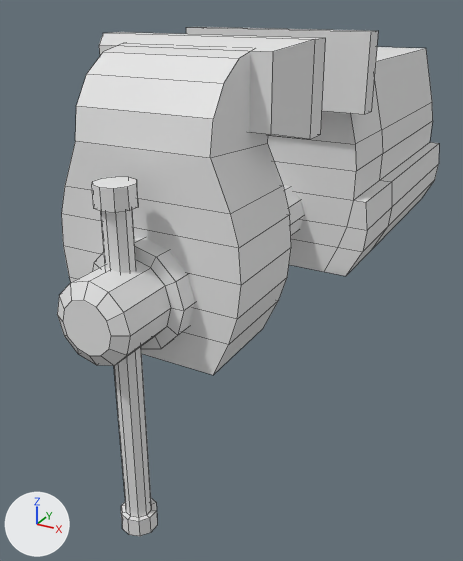
The FBX model Assets/Models/Mesh_Tool_Wice.fbx: old version first, new version second.
The view is the same before and after, from a 50 mm lens placed at (0.94, -1.65, 0.91), pointed at (-0.08, 0.21, -0.02). Every picture has the same lights, and +X, +Y and +Z are marked at lower left. Mesh edges are drawn as thin lines. Materials are left out; every surface is plain grey.
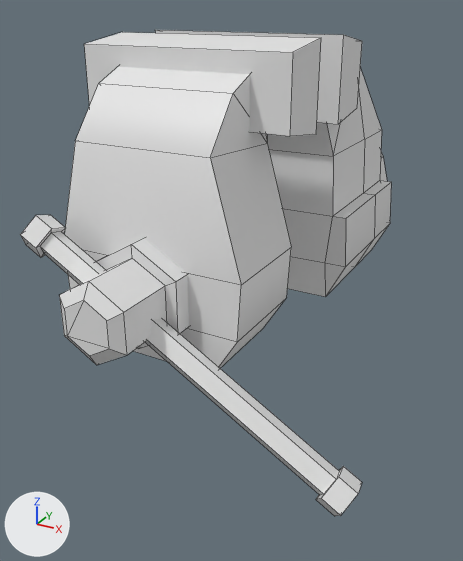
Edits to the bpy script that builds the scene:
```text
Change me_cube_007:
    used by ob_cube_003; location = (0.0, 0.0, 0.0)
    remove me_cube_007.from_pydata(...)  # 276 vertices, 243 faces; spans x -0.35..0.35, y -0.64..1.5, z -0.52..0.82
    add me_cube_007.from_pydata(...)  # 168 vertices, 153 faces; spans x -0.35..0.65, y -0.54..1.2, z -0.4..0.62
    me_cube_007 part 1: the loose piece of 38 vertices spanning x -0.28..0.28, y -0.4..-0.1, z 0.0..0.8 is rebuilt with 22 vertices and now spans x -0.28..0.28, y -0.3..0.0, z -0.2..0.55
    me_cube_007 part 2: a new loose piece of 42 vertices spanning x -0.13..0.13, y -0.54..0.52, z -0.15..0.15
    me_cube_007 part 3: a new loose piece of 36 vertices spanning x -0.35..0.35, y 0.3..0.8, z -0.2..0.55
    me_cube_007 part 4: a new loose piece of 30 vertices spanning x -0.3..0.65, y -0.45..-0.36, z -0.4..0.2
    me_cube_007 part 5: a new loose piece of 16 vertices spanning x -0.22..0.22, y 0.7..1.2, z -0.2..0.16
    me_cube_007 part 6: the loose piece of 60 vertices spanning x -0.05..0.05, y -0.55..-0.45, z -0.52..0.52 is deleted
    me_cube_007 part 7: the loose piece of 12 vertices spanning x -0.32..0.32, y 0.33..0.5, z 0.58..0.82 is deleted
    me_cube_007 part 8: the loose piece of 12 vertices spanning x -0.32..0.32, y -0.21..-0.03, z 0.58..0.82 is deleted
    me_cube_007 part 9
    154 vertices are removed from x -0.35..0.35, y -0.64..1.5, z 0.0..0.8
    138 faces are deleted
    14 vertices are added at x -0.31..0.1, y -0.11..0.4, z -0.11..0.62
    8 new vertices lie (0.62, 0.0, 0.0) away from vertices in x -0.31, y -0.11..0.4, z 0.38..0.62
    12 new faces join them
Change ob_cube_003:
    ob_cube_003.location: (0.0, 0.0, 0.0) -> (0.0, -0.1, 0.2)
```

Location of each change, [x1, y1, x2, y2] in pixels of the pictures (463 x 561 px):
'Cube.003', reshaped, moved
    before: [57, 27, 439, 536]
    after: [20, 30, 391, 516]
part 1 of me_cube_007, rebuilt (8% shorter)
    before: [61, 46, 291, 375]
    after: [64, 67, 291, 368]
part 2 of me_cube_007, added
    after: [59, 238, 189, 365]
part 3 of me_cube_007, added
    after: [267, 68, 391, 297]
part 4 of me_cube_007, added
    after: [20, 215, 362, 516]
part 5 of me_cube_007, added
    after: [380, 152, 387, 181]
part 6 of me_cube_007, deleted
    before: [92, 177, 157, 536]
part 7 of me_cube_007, deleted
    before: [186, 27, 378, 115]
part 8 of me_cube_007, deleted
    before: [99, 32, 326, 139]
part 9 of me_cube_007, cut back
    before: [57, 47, 439, 366]
    after: [84, 30, 362, 136]
